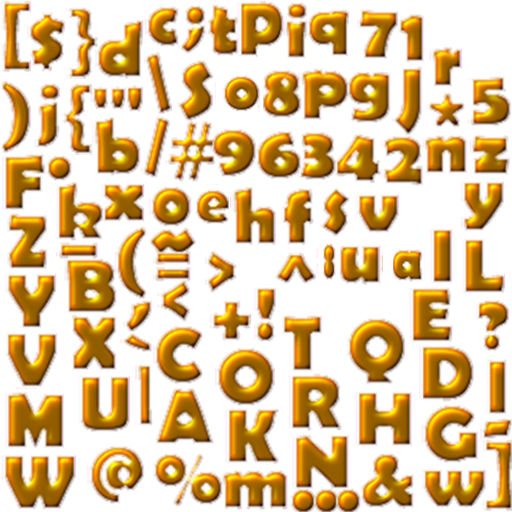
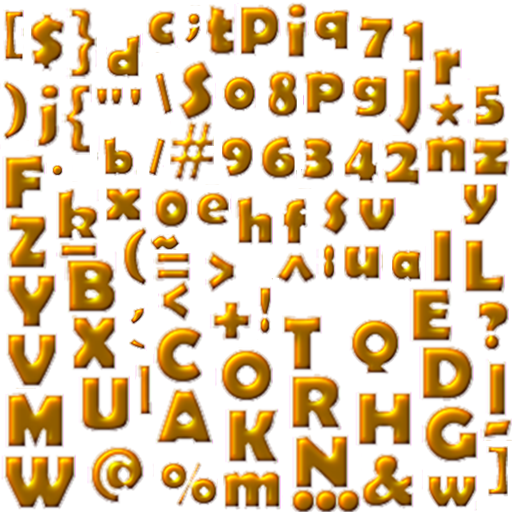
Layered file, before and after one edit (w=512, h=512). Changes by layer:
painted on "Layer 36" over (1, 0, 512, 512)
